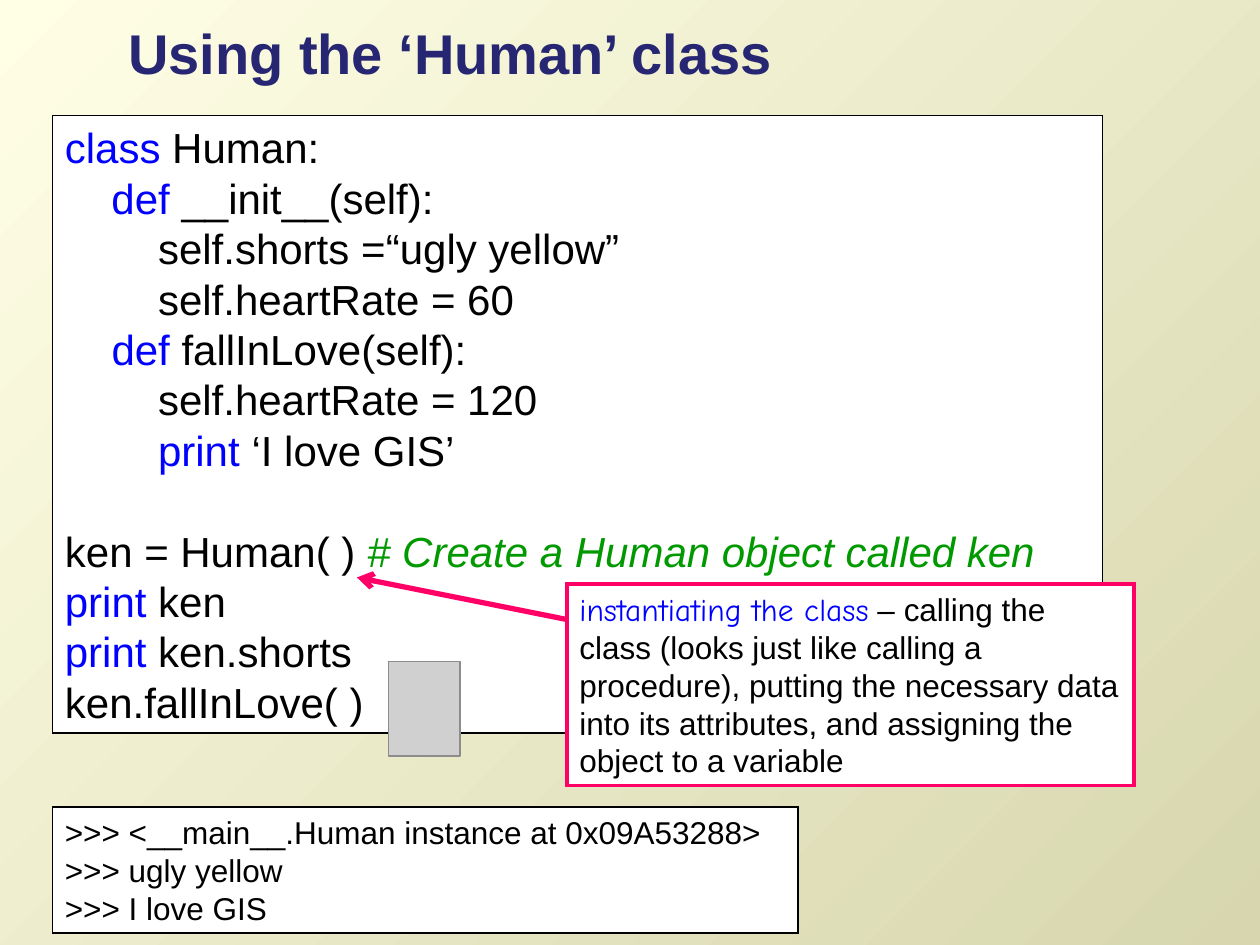
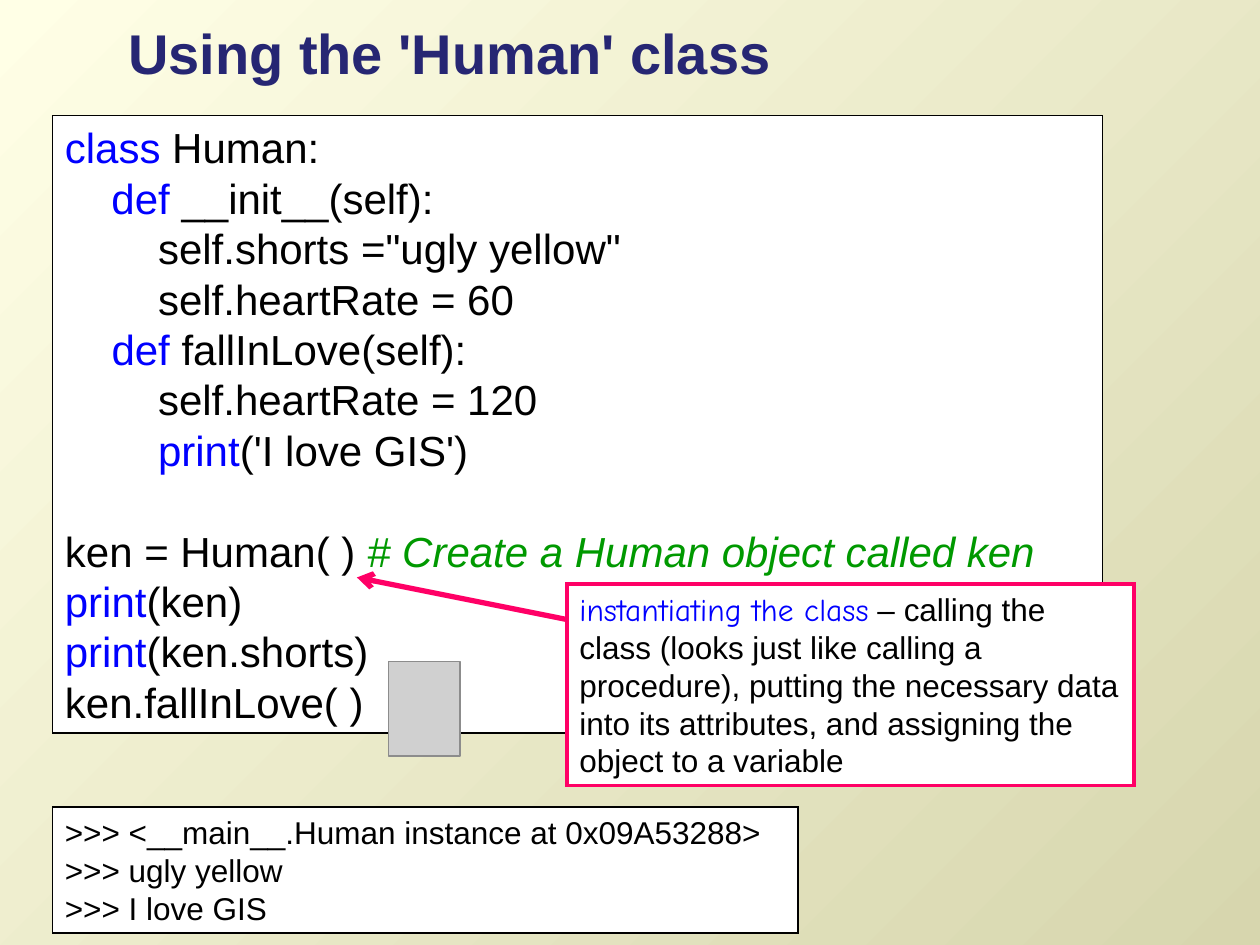
Before and after one commit to lgtateos/gis540, a slide deck: slide 16 of slides/classes.ppt. Drawn at 1260x945 pixels with LibreOffice and Linux fonts; fonts in the diff are those of the drawing; grey boxes stand for pictures. Boxes give left, top, right and bottom in pixels: in the first picture for what was removed or moved away, otherwise in the second. Text is boxed around its words. In the diff, an @@ line names an element or a change of style, - is before the commit and + after.

```diff
--- a/slides/classes.ppt
+++ b/slides/classes.ppt
@@ title at (128, 33, 770, 85): text changed @@
-Using the ‘Human’ class
+Using the 'Human' class
@@ text in rectangle at (158, 233, 621, 316): text changed @@
-self.shorts =“ugly yellow”
-self.heartRate = 60
+self.shorts ="ugly yellow"
+self.heartRate = 60
@@ text in rectangle at (158, 435, 468, 474): text changed @@
-print ‘I love GIS’
+print('I love GIS')
@@ text in rectangle at (65, 586, 368, 676): text changed @@
-print ken
-print ken.shorts
+print(ken)
+print(ken.shorts)
```
Also in this commit, not shown: 15 other slides changed.
